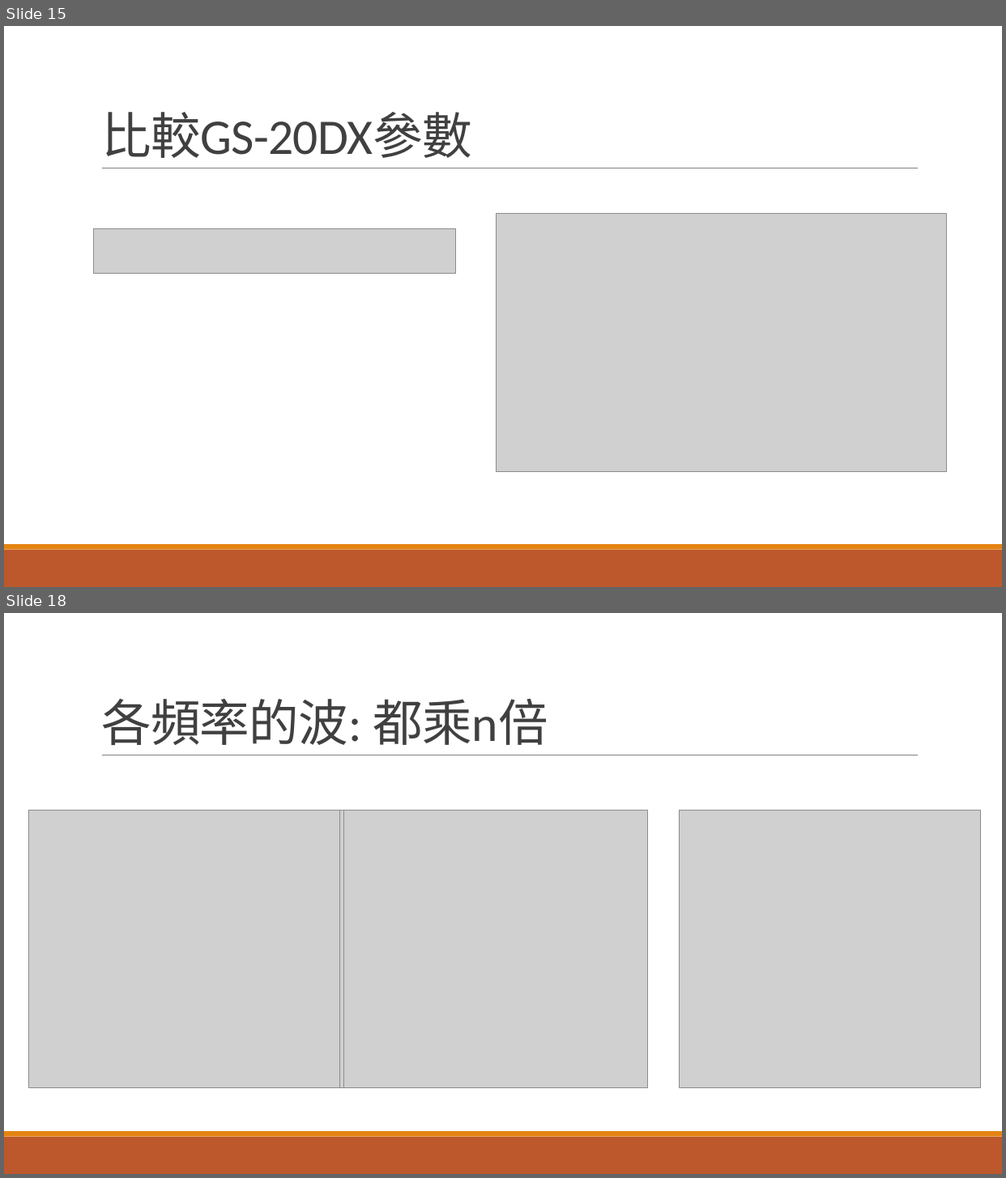
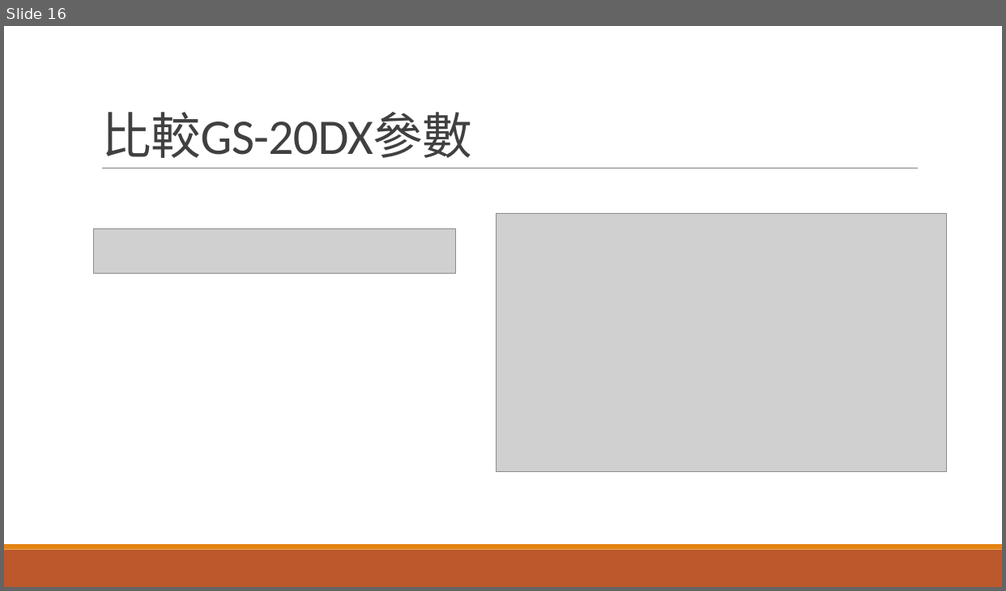
Before and after one commit to r889165/BackUpThesis, a slide deck: Geophone_Calibration/地聲儀求參數.pptx. Shown one above the other, each under a label of ours: slides 15 and 18 before the commit, slide 16 after it; the slides between them are not shown. The pictures are 1006x1178 and 1006x591 pixels, drawn with LibreOffice and Linux fonts; fonts in the diff are those of the drawing; grey boxes stand for pictures. Boxes give left, top, right and bottom in pixels: in the first picture for what was removed or moved away, otherwise in the second. Text is boxed around its words. In the diff, an @@ line names an element or a change of style, - is before the commit and + after.

```diff
--- a/Geophone_Calibration/地聲儀求參數.pptx
+++ b/Geophone_Calibration/地聲儀求參數.pptx
@@ slide 18 removed at [4, 613, 1002, 1174], background #FFFFFF; not listed: 3 template elements that a slide beside it also shows @@
@@ title removed at [101, 699, 548, 745] @@
-各頻率的波: 都乘n倍
@@ picture removed at [28, 811, 340, 1088] @@
@@ picture removed at [33, 811, 344, 1088] @@
@@ picture removed at [344, 811, 648, 1088] @@
@@ picture removed at [680, 811, 981, 1088] @@
@@ what was slide 15 is now slide 16 @@
```
Also in this commit, not shown: 1 slide changed, 1 slide added, 14 other slides removed, 49 other files.
